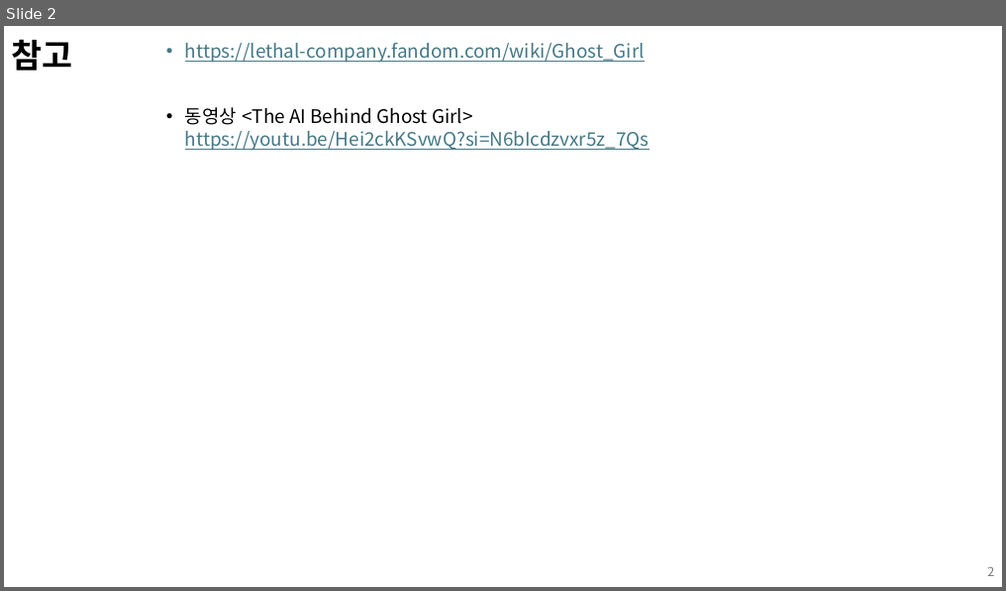
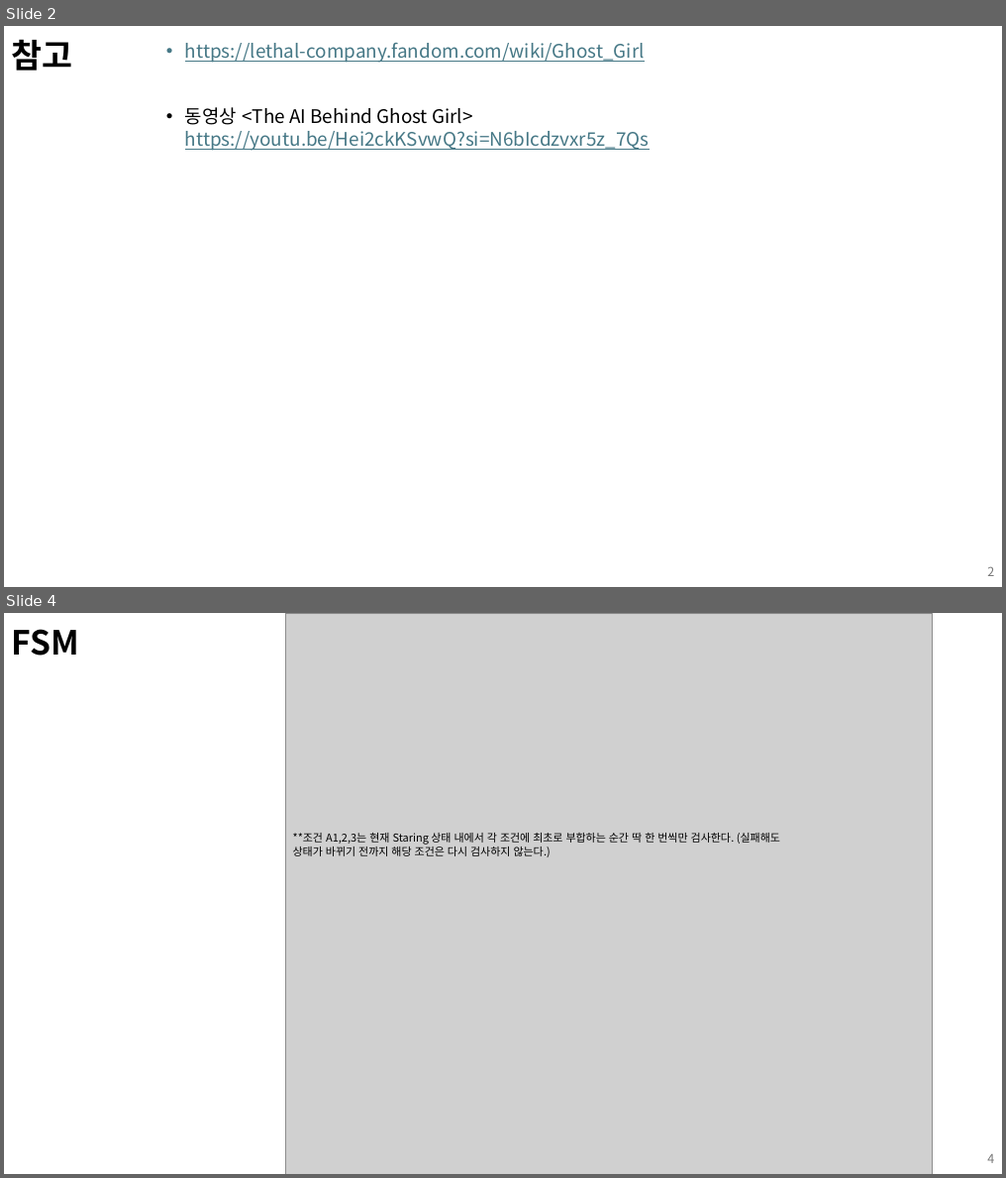
Before and after one commit to kimi5231/B1A2_project, a slide deck: 기획/몬스터 기획서_Ghost.pptx. Shown one above the other, each under a label of ours: slide 2 before the commit, slides 2 and 4 after it; the slides between them are not shown. The pictures are 1006x591 and 1006x1178 pixels, drawn with LibreOffice and Linux fonts; fonts in the diff are those of the drawing; grey boxes stand for pictures. Boxes give left, top, right and bottom in pixels: in the first picture for what was removed or moved away, otherwise in the second. Text is boxed around its words. In the diff, an @@ line names an element or a change of style, - is before the commit and + after.

```diff
--- a/기획/몬스터 기획서_Ghost.pptx
+++ b/기획/몬스터 기획서_Ghost.pptx
@@ slide 4 added at [4, 613, 1002, 1174], background #FFFFFF @@
@@ title added at [12, 629, 79, 656], 32 pt, text #000000, bold @@
+FSM
@@ picture added at [285, 613, 933, 1174] @@
@@ text added at [293, 833, 780, 858], 10.5 pt, text #000000 @@
+**조건 A1,2,3는 현재 Staring 상태 내에서 각 조건에 최초로 부합하는 순간 딱 한 번씩만 검사한다. (실패해도 상태가 바뀌기 전까지 해당 조건은 다시 검사하지 않는다.)
@@ page number added at [987, 1155, 994, 1163], 12 pt, text #797979 @@
+4
```
Also in this commit, not shown: 5 slides changed, 2 slides removed.
